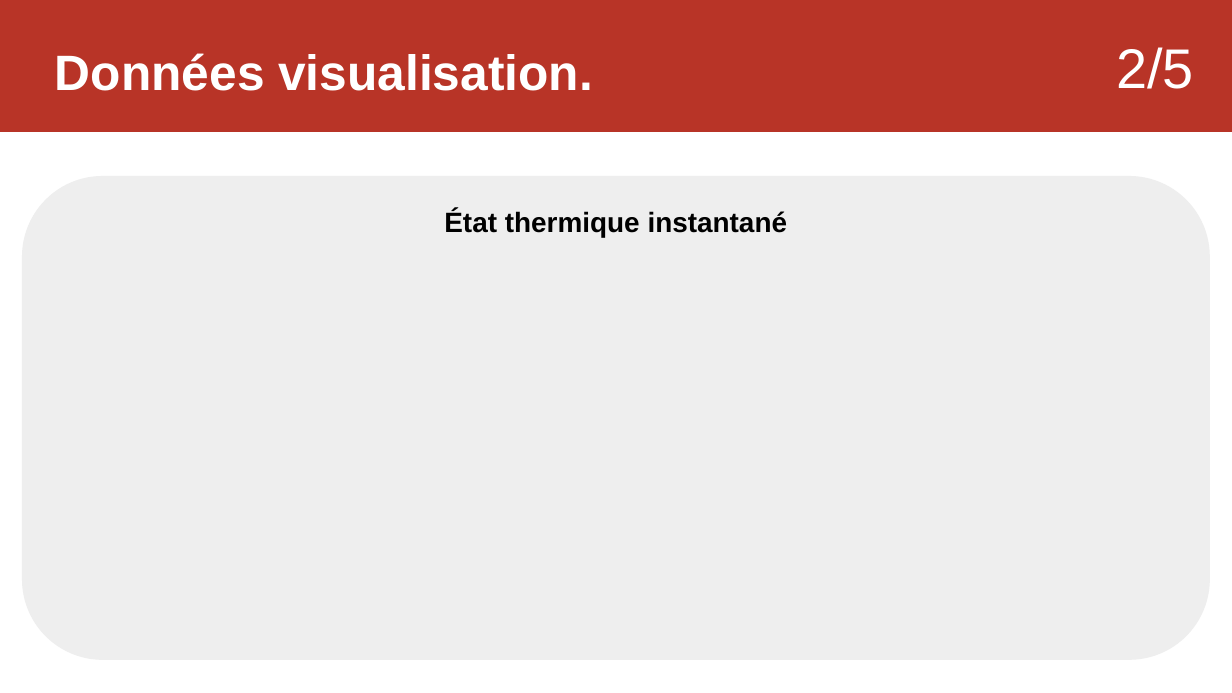
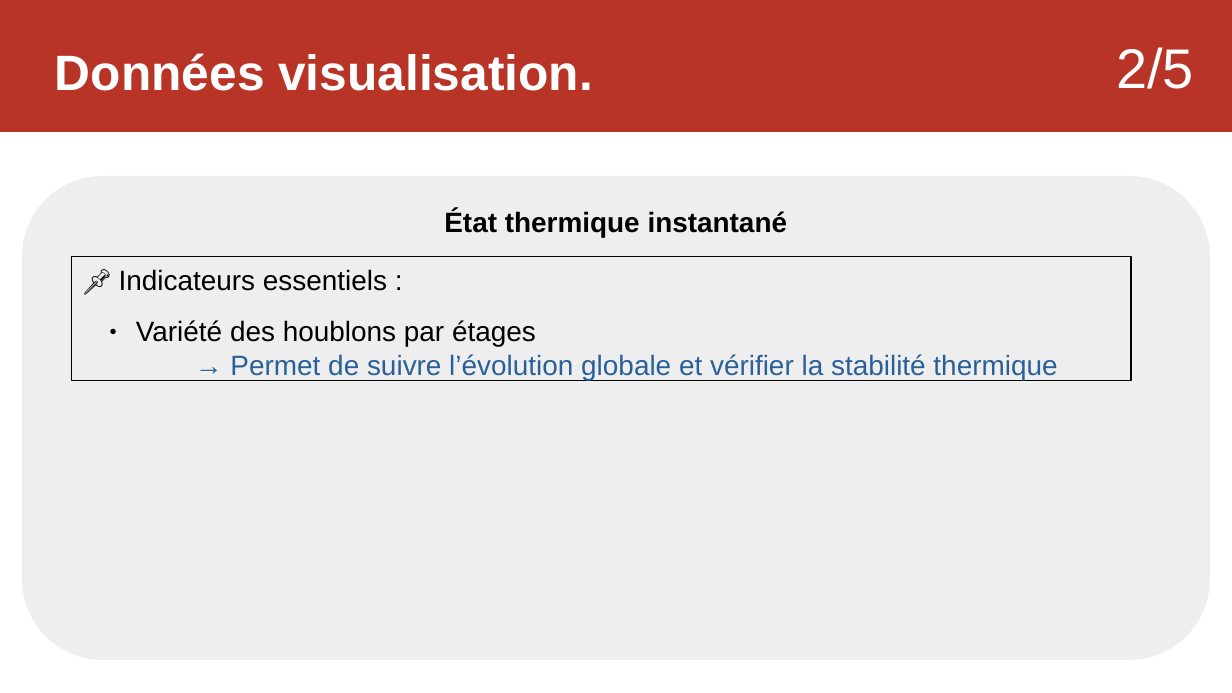
Before and after one commit to Sauvage89/sechoir-houblon, a slide deck: slide 19 of doc/diaporama/revu2/revu2_sauvage.odp. Drawn at 1232x693 pixels with LibreOffice and Linux fonts; fonts in the diff are those of the drawing. Boxes give left, top, right and bottom in pixels: in the first picture for what was removed or moved away, otherwise in the second. Text is boxed around its words. In the diff, an @@ line names an element or a change of style, - is before the commit and + after.

```diff
--- a/doc/diaporama/revu2/revu2_sauvage.odp
+++ b/doc/diaporama/revu2/revu2_sauvage.odp
@@ rectangle added at (x1=72, y1=257, x2=1131, y2=381), outline #000000 0.99 pt, 18 pt, text #2A6099 @@
+📌 Indicateurs essentiels :
+  ● Variété des houblons par étages
+→ Permet de suivre l’évolution globale et vérifier la stabilité thermique
```
Also in this commit, not shown: 11 other slides changed.
